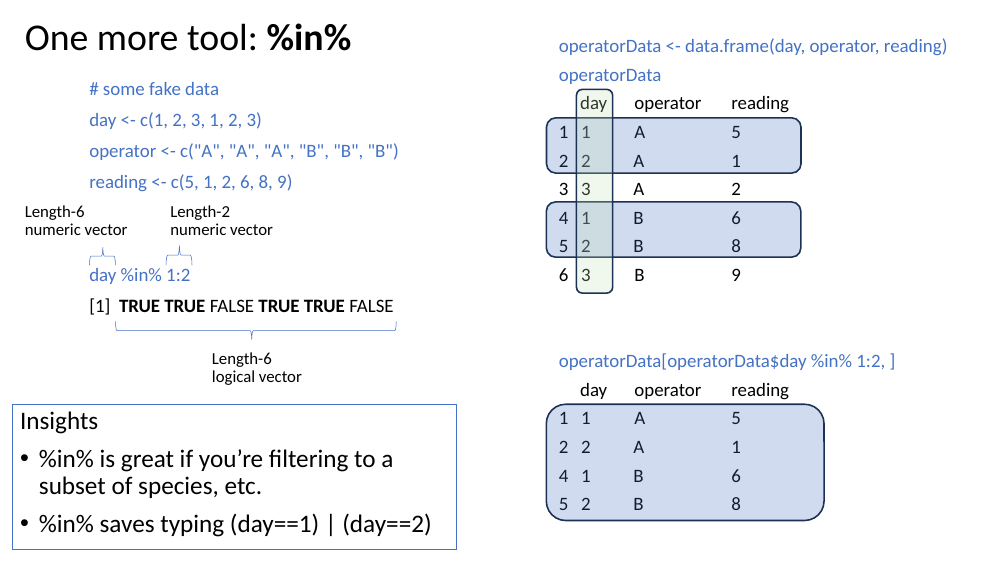
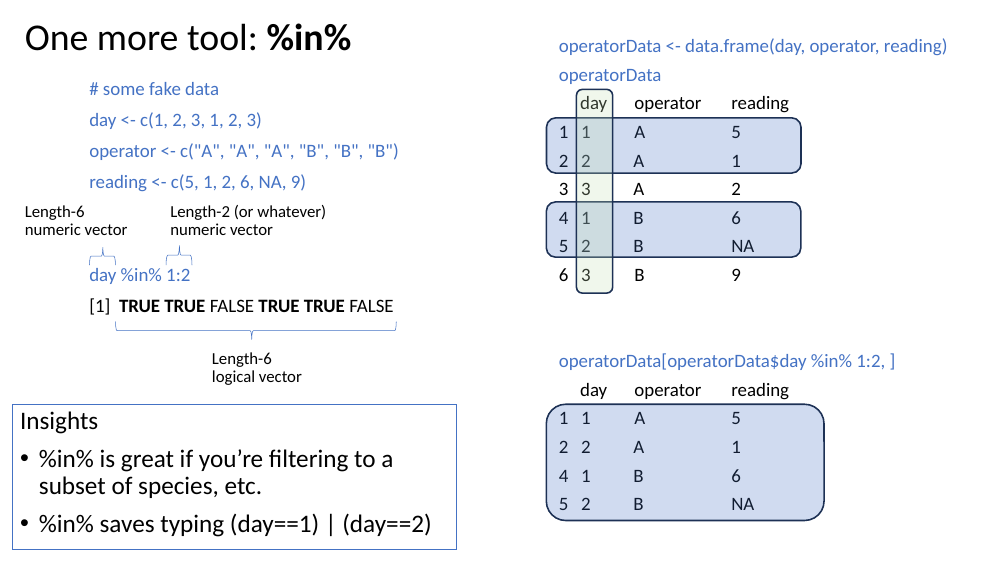
Before and after one commit to justinpriest/ADFG_R_Intro_Workshop, a slide deck: slide 24 of presentations/4 - Programming Basics 2 - Under the Hood.pptx (slide 27 before the commit). Drawn at 1008x567 pixels with LibreOffice and Linux fonts; fonts in the diff are those of the drawing. Boxes give left, top, right and bottom in pixels: in the first picture for what was removed or moved away, otherwise in the second. Text is boxed around its words. In the diff, an @@ line names an element or a change of style, - is before the commit and + after.

```diff
--- a/presentations/4 - Programming Basics 2 - Under the Hood.pptx
+++ b/presentations/4 - Programming Basics 2 - Under the Hood.pptx
@@ text at (89, 174, 306, 191): text changed @@
-reading <- c(5, 1, 2, 6, 8, 9)
+reading <- c(5, 1, 2, 6, NA, 9)
@@ text at (170, 205, 326, 235): text changed @@
-Length-2 numeric vector
+Length-2 (or whatever) numeric vector
@@ text at (559, 240, 754, 258): text changed @@
-5 2 B 8
+5 2 B NA
@@ text at (559, 498, 754, 510): text changed @@
-5 2 B 8
+5 2 B NA
```
Also in this commit, not shown: 9 other slides changed, 1 slide added, 1 slide removed, 5 other files.
